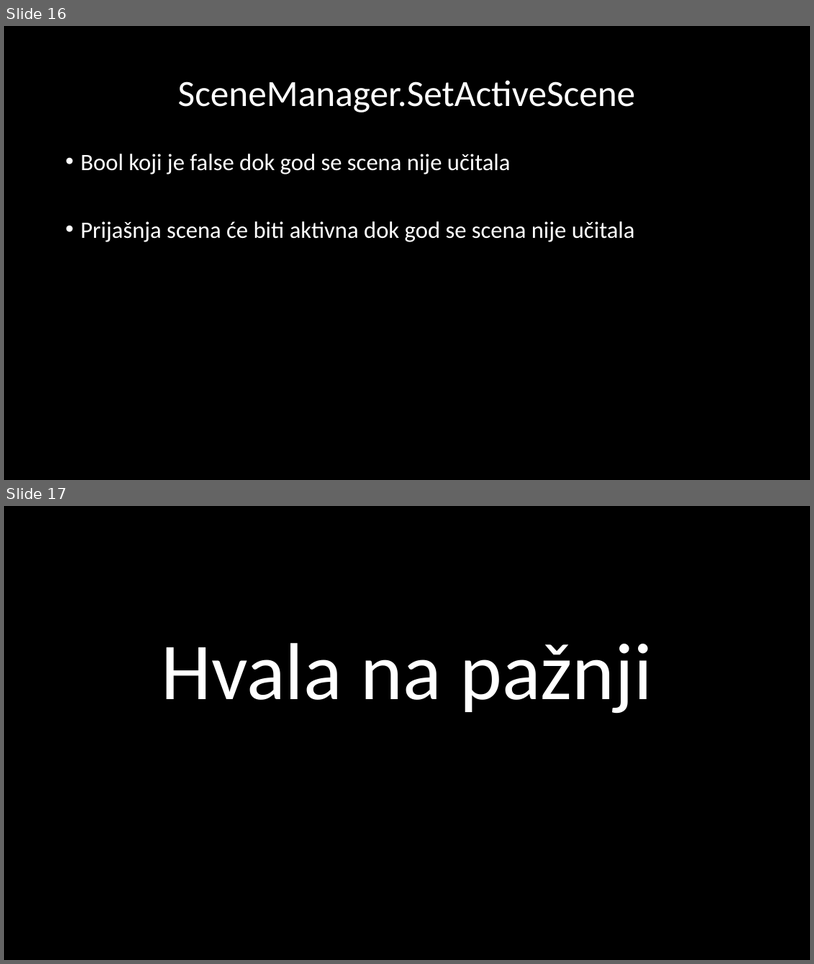
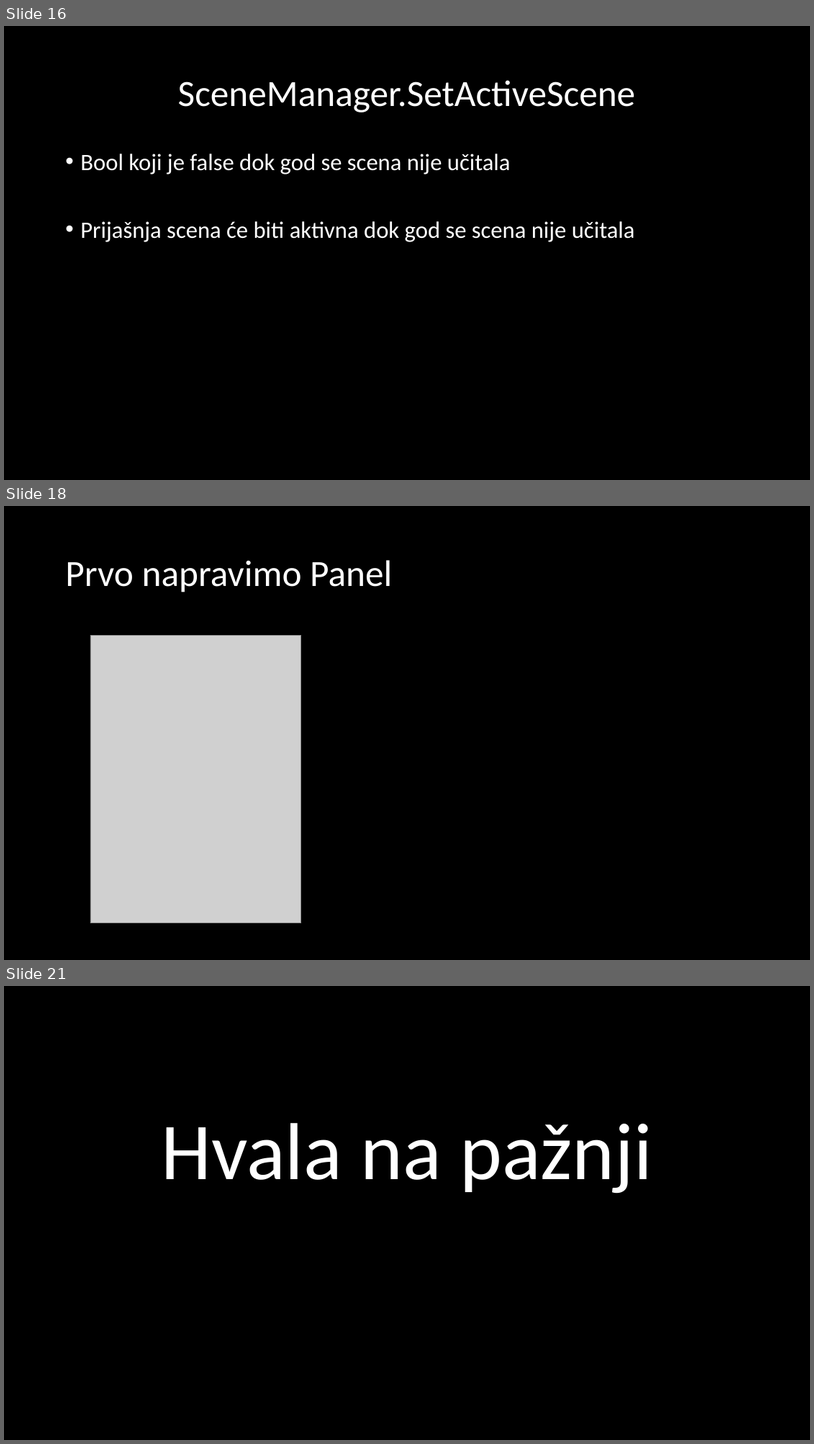
Before and after one commit to Cwekii/Unity_PISMO_Gen5, a slide deck: Prezentacije/Loading Screen &.Screen Manager.pptx. Shown one above the other, each under a label of ours: slides 16 and 17 before the commit, slides 16, 18 and 21 after it; the slides between them are not shown. The pictures are 814x964 and 814x1444 pixels, drawn with LibreOffice and Linux fonts; fonts in the diff are those of the drawing; grey boxes stand for pictures. Boxes give left, top, right and bottom in pixels: in the first picture for what was removed or moved away, otherwise in the second. Text is boxed around its words. In the diff, an @@ line names an element or a change of style, - is before the commit and + after.

```diff
--- a/Prezentacije/Loading Screen &.Screen Manager.pptx
+++ b/Prezentacije/Loading Screen &.Screen Manager.pptx
@@ slide 18 added at bbox=[4, 506, 810, 960], background #000000 @@
@@ title added at bbox=[65, 560, 392, 592], 44 pt, text #FFFFFF @@
+Prvo napravimo Panel
@@ picture added at bbox=[90, 635, 301, 923] @@
@@ what was slide 17 is now slide 21 @@
```
Also in this commit, not shown: 3 other slides added, 1 other file.
